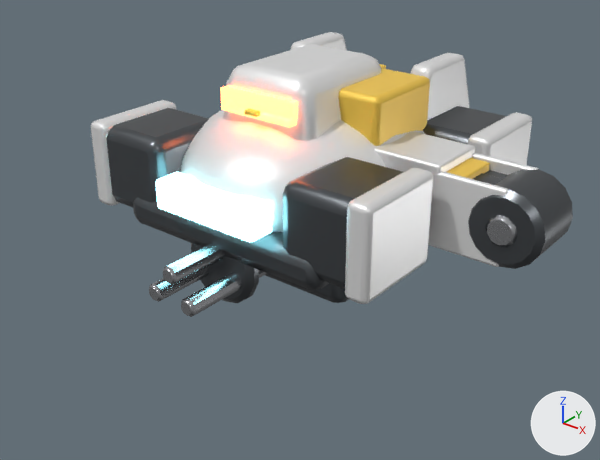
What one commit did to the glTF model public/assets/models/robots/titan/burst.glb.
The view is the same before and after, from a 50 mm camera at (0.825, -1.068, 0.517) aimed at (0.08, -0.137, -0.06). Lighting does not change. The marker at lower right points along +X, +Y and +Z. The first picture is the older version. Vertices at exactly the same position are counted once.

The scene before the commit, as lines of its bpy script (objects in view):
```python
me_barrel = bpy.data.meshes.new('Barrel')
me_barrel.from_pydata(...)  # 276 vertices, 532 faces; spans x -0.068..0.068, y -0.35..0.12, z -0.175..-0.035
# faces by material slot: [216, 316]
me_barrel.materials.append(mat_gunmetal)  # dark grey #5d6165
me_barrel.materials.append(mat_steel)  # grey #b5b6ba
me_leglower = bpy.data.meshes.new('LegLower')
me_leglower.from_pydata(...)  # 216 vertices, 416 faces; spans x 0.0..0.423, y -0.042..0.042, z -0.06..0.067
# faces by material slot: [108, 108, 108, 92]
me_leglower.materials.append(mat_gunmetal)  # dark grey #5d6165
me_leglower.materials.append(mat_teampaint)  # white #ededed
me_leglower.materials.append(mat_hazard)  # yellow #f9ce50
me_leglower.materials.append(mat_steel)  # grey #b5b6ba
me_turret = bpy.data.meshes.new('Turret')
me_turret.from_pydata(...)  # 216 vertices, 416 faces; spans x -0.11..0.16, y -0.15..0.11, z 0.035..0.18
# faces by material slot: [188, 108, 12, 108]
me_turret.materials.append(mat_gunmetal)  # dark grey #5d6165
me_turret.materials.append(mat_teampaint)  # white #ededed
me_turret.materials.append(mat_optic)  # red #f36c50, glowing orange #ff763f
me_turret.materials.append(mat_hazard)  # yellow #f9ce50
ob_barrel = bpy.data.objects.new('Barrel', me_barrel)
ob_barrel.location = (0.0, 0.0, 0.0)
ob_leglower = bpy.data.objects.new('LegLower', me_leglower)
ob_leglower.location = (0.0, 0.0, 0.0)
ob_turret = bpy.data.objects.new('Turret', me_turret)
ob_turret.location = (0.0, 0.0, 0.0)
# also in view: 'Hull' at (0.0, 0.022, -0.01); 'LegUpper' at (0.186, 0.0, -0.003)
```
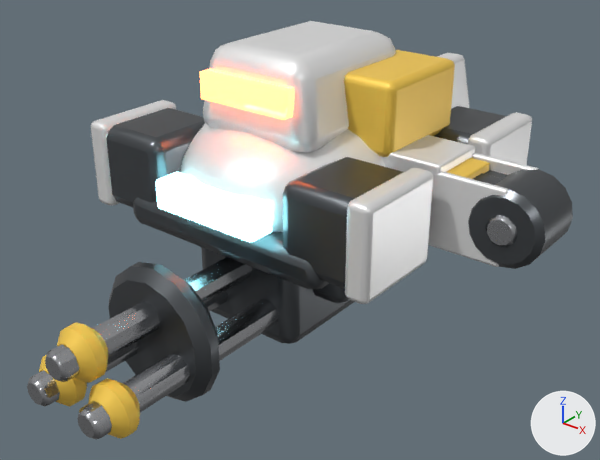
Where the change shows, as pixel boxes [x1, y1, x2, y2] in the pictures (600 x 460 px; the box of a moved part takes in the faces that stretch with it):
'Barrel', reshaped: before [149, 243, 267, 317]; after [27, 247, 355, 439]
'Turret', rescaled: before [220, 44, 430, 146]; after [200, 21, 455, 157]
part 1 of me_barrel, moved or reshaped (not visible before): after [201, 247, 355, 344]
part 2 of me_barrel, moved or reshaped: before [191, 243, 259, 303]; after [108, 262, 220, 402]
part 3 of me_barrel, moved or reshaped: before [163, 243, 224, 285]; after [45, 257, 252, 382]
part 4 of me_barrel, added (yellow): after [39, 355, 87, 407]
part 5 of me_barrel, added (yellow): after [88, 378, 140, 439]
part 6 of me_barrel, added (yellow): after [57, 322, 108, 383]
part 7 of me_barrel, added: after [27, 290, 228, 407]
part 8 of me_barrel, added: after [77, 299, 279, 439]
part 9 of me_barrel, deleted: before [181, 270, 267, 317]
part 10 of me_barrel, deleted: before [149, 267, 209, 302]

Diff of the bpy script that builds the scene:
```diff
--- a/public/assets/models/robots/titan/burst.glb.py
+++ b/public/assets/models/robots/titan/burst.glb.py
@@ me_barrel @@
 # used by ob_barrel; location = (0.0, 0.0, 0.0)
-me_barrel.from_pydata(...)  # 276 vertices, 532 faces; spans x -0.068..0.068, y -0.35..0.12, z -0.175..-0.035
+me_barrel.from_pydata(...)  # 430 vertices, 828 faces; spans x -0.109..0.109, y -0.56..0.192, z -0.28..-0.056
+# me_barrel part 1: the loose piece of 56 vertices spanning x -0.065..0.065, y -0.12..0.12, z -0.16..-0.06 is scaled about the mesh origin by 1.6
+# me_barrel part 2: the loose piece of 56 vertices spanning x -0.068..0.068, y -0.245..-0.215, z -0.175..-0.035 is scaled about the mesh origin by 1.6
+# me_barrel part 3: the loose piece of 58 vertices spanning x -0.015..0.015, y -0.35..-0.05, z -0.094..-0.066 is scaled about the mesh origin by 1.6
+# me_barrel part 4: a new loose piece of 56 vertices spanning x -0.097..-0.015, y -0.536..-0.488, z -0.237..-0.154, in mat_hazard (yellow #f9ce50)
+# me_barrel part 5: a new loose piece of 56 vertices spanning x 0.015..0.097, y -0.536..-0.488, z -0.237..-0.154, in mat_hazard (yellow #f9ce50)
+# me_barrel part 6: a new loose piece of 56 vertices spanning x -0.041..0.041, y -0.536..-0.488, z -0.17..-0.086, in mat_hazard (yellow #f9ce50)
+# me_barrel part 7: a new loose piece of 46 vertices spanning x -0.08..-0.032, y -0.56..-0.08, z -0.218..-0.172, in mat_steel (grey #b5b6ba)
+# me_barrel part 8: a new loose piece of 46 vertices spanning x 0.032..0.08, y -0.56..-0.08, z -0.218..-0.172, in mat_steel (grey #b5b6ba)
+# me_barrel part 9: the loose piece of 53 vertices spanning x 0.02..0.05, y -0.35..-0.05, z -0.136..-0.108 is deleted
+# me_barrel part 10: the loose piece of 53 vertices spanning x -0.05..-0.02, y -0.35..-0.05, z -0.136..-0.108 is deleted
 me_barrel.materials.append(mat_gunmetal)
 me_barrel.materials.append(mat_steel)
+me_barrel.materials.append(mat_hazard)  # yellow #f9ce50
@@ me_turret @@
 # used by ob_turret; location = (0.0, 0.0, 0.0)
-me_turret.from_pydata(...)  # 216 vertices, 416 faces; spans x -0.11..0.16, y -0.15..0.11, z 0.035..0.18
+me_turret.from_pydata(...)  # 216 vertices, 416 faces; spans x -0.132..0.192, y -0.18..0.132, z 0.042..0.216
+# me_turret part 11: the whole mesh is scaled about the mesh origin by 1.2
 me_turret.materials.append(mat_gunmetal)
```
